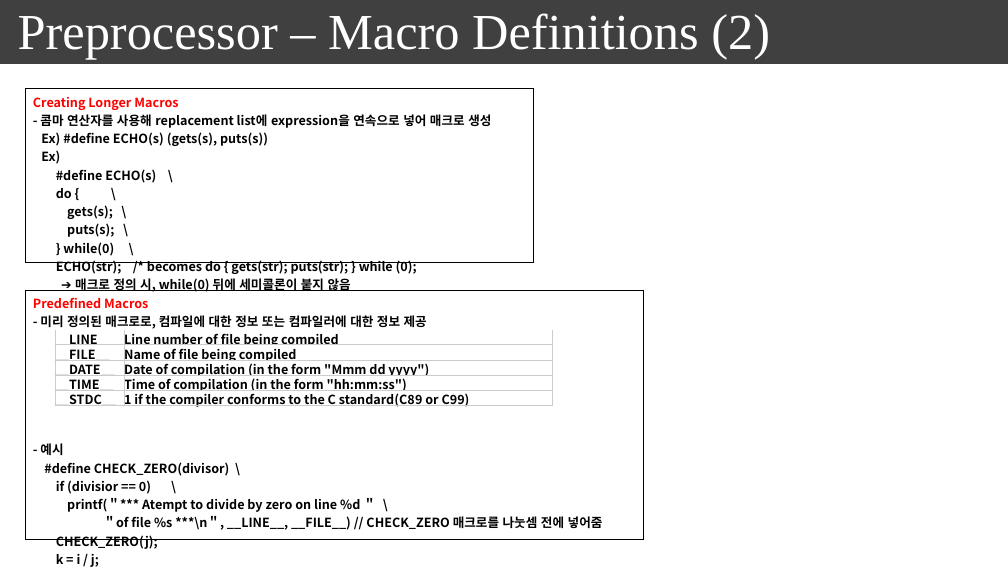
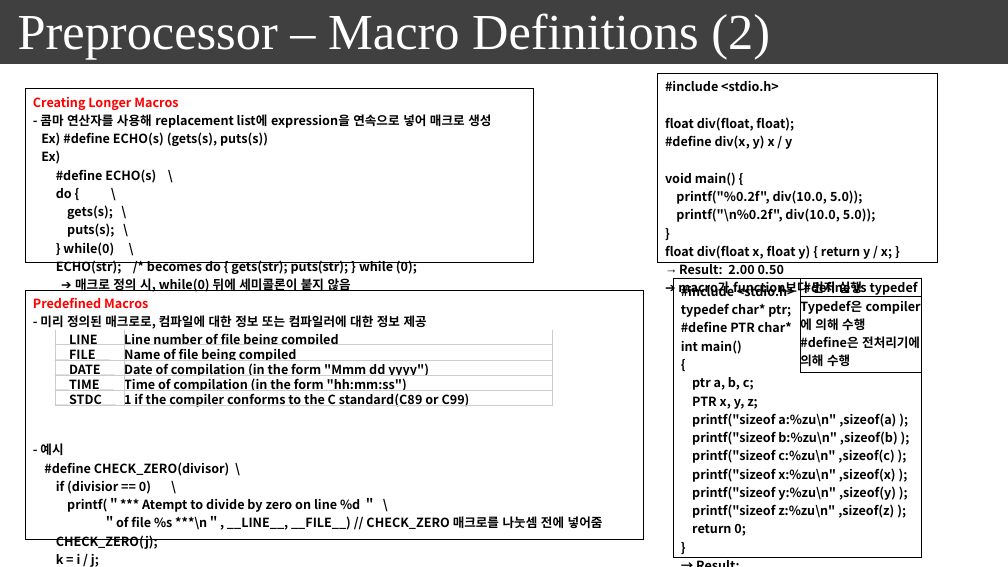
Before and after one commit to seonghokim/Study, a slide deck: slide 26 of everything in c.pptx (slide 24 before the commit). Drawn at 1008x567 pixels with LibreOffice and Linux fonts; fonts in the diff are those of the drawing. Boxes give left, top, right and bottom in pixels: in the first picture for what was removed or moved away, otherwise in the second. Text is boxed around its words. In the diff, an @@ line names an element or a change of style, - is before the commit and + after.

```diff
--- a/everything in c.pptx
+++ b/everything in c.pptx
@@ table added at <box>658,73,938,300</box>, 1 rows, 1 columns @@
+#include <stdio.h> / float div(float, float); / #define div(x, y) x / y / void main() { / printf("%0.2f", div(10.0, 5.0)); / printf("\n%0.2f", div(10.0, 5.0)); / } / float div(float x, float y) { return y / x; } / Result: 2.00 0.50 / ➔ macro가 function보다 먼저 실행
@@ table added at <box>673,278,921,558</box>, 1 rows, 1 columns @@
+#include <stdio.h> / typedef char* ptr; / #define PTR char* / int main() / { / ptr a, b, c; / PTR x, y, z; / printf("sizeof a:%zu\n" ,sizeof(a) ); / printf("sizeof b:%zu\n" ,sizeof(b) ); / printf("sizeof c:%zu\n" ,sizeof(c) ); / printf("sizeof x:%zu\n" ,sizeof(x) ); / printf("sizeof y:%zu\n" ,sizeof(y) ); / printf("sizeof z:%zu\n" ,sizeof(z) ); / return 0; / } / → Result: / a, b, c, x 크기:8 / y, z 크기:1
@@ table added at <box>801,278,922,300</box>, 1 rows, 1 columns @@
+#define vs typedef
@@ table added at <box>801,296,922,373</box>, 1 rows, 1 columns @@
+Typedef은 compiler에 의해 수행 / #define은 전처리기에 의해 수행
```
Also in this commit, not shown: 13 other slides changed, 5 slides added.
